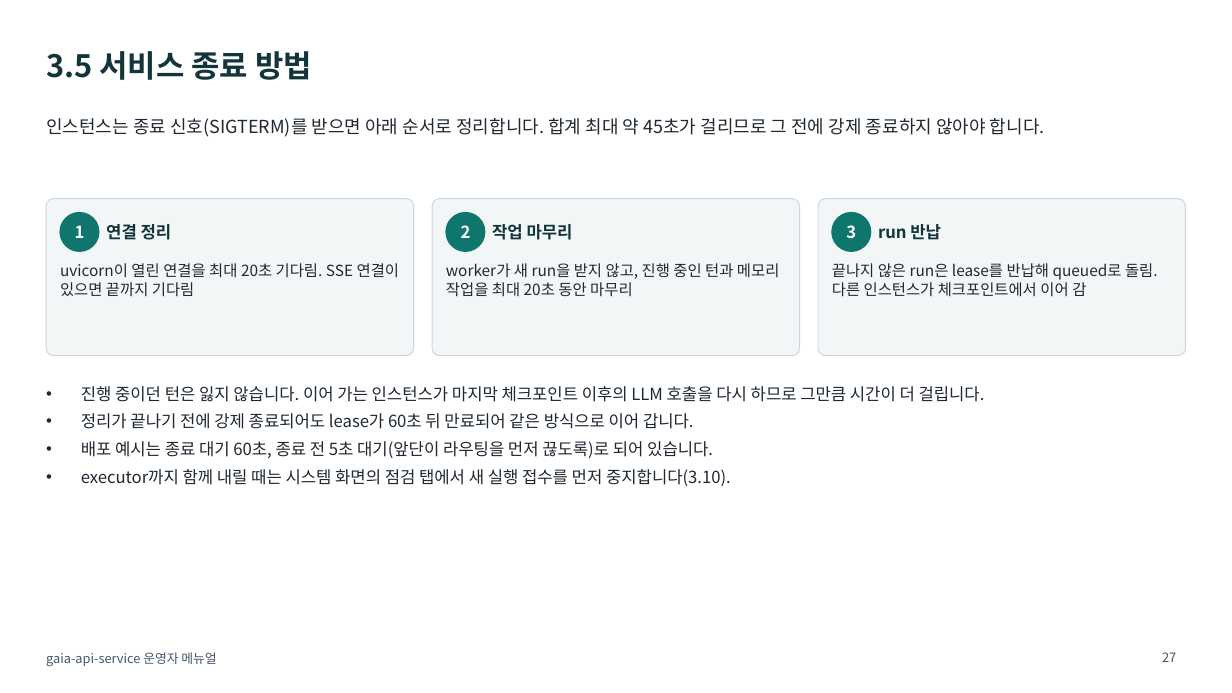
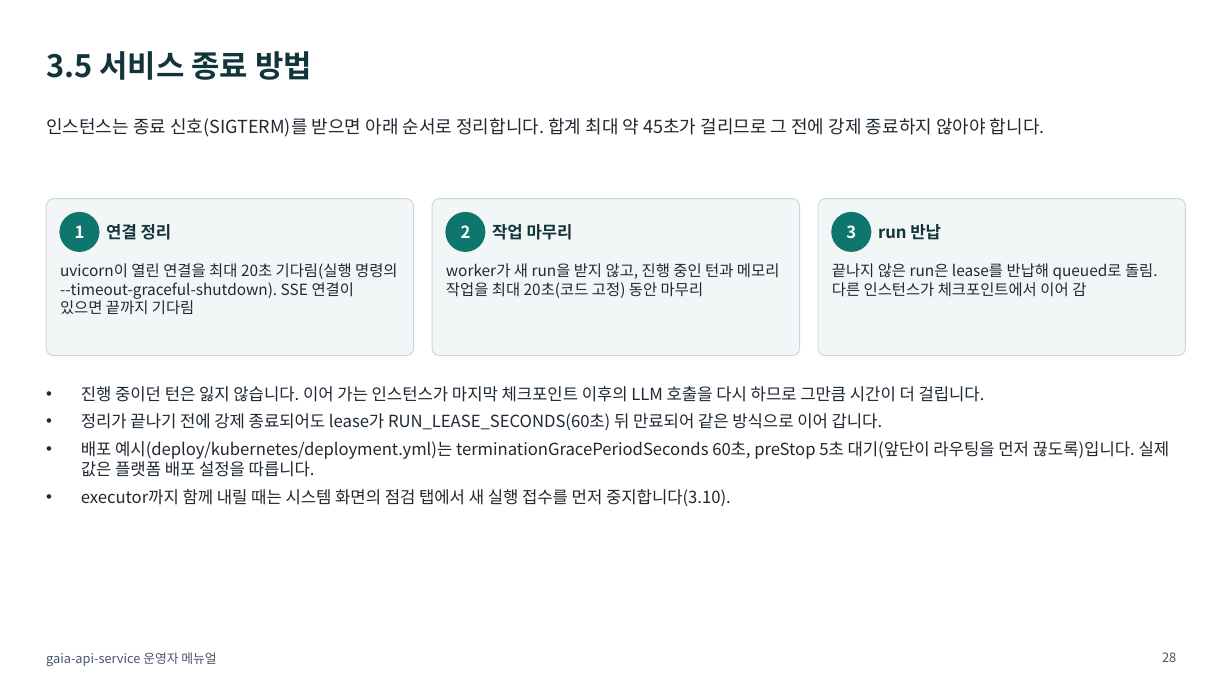
Before and after one commit to KimHwaJin/pr-agentic-service, a slide deck: slide 28 of docs/deliverables/08-operator-manual.pptx (slide 27 before the commit). Drawn at 1232x693 pixels with LibreOffice and Linux fonts; fonts in the diff are those of the drawing. Boxes give left, top, right and bottom in pixels: in the first picture for what was removed or moved away, otherwise in the second. Text is boxed around its words. In the diff, an @@ line names an element or a change of style, - is before the commit and + after.

```diff
--- a/docs/deliverables/08-operator-manual.pptx
+++ b/docs/deliverables/08-operator-manual.pptx
@@ text at [60,263,397,314]: text changed @@
-uvicorn이 열린 연결을 최대 20초 기다림. SSE 연결이 있으면 끝까지 기다림
+uvicorn이 열린 연결을 최대 20초 기다림(실행 명령의 --timeout-graceful-shutdown). SSE 연결이 있으면 끝까지 기다림
@@ text at [446,263,779,298]: text changed @@
-worker가 새 run을 받지 않고, 진행 중인 턴과 메모리 작업을 최대 20초 동안 마무리
+worker가 새 run을 받지 않고, 진행 중인 턴과 메모리 작업을 최대 20초(코드 고정) 동안 마무리
@@ text at [81,413,1170,477]: text changed @@
-• 정리가 끝나기 전에 강제 종료되어도 lease가 60초 뒤 만료되어 같은 방식으로 이어 갑니다.
-• 배포 예시는 종료 대기 60초, 종료 전 5초 대기(앞단이 라우팅을 먼저 끊도록)로 되어 있습니다.
+• 정리가 끝나기 전에 강제 종료되어도 lease가 RUN_LEASE_SECONDS(60초) 뒤 만료되어 같은 방식으로 이어 갑니다.
+• 배포 예시(deploy/kubernetes/deployment.yml)는 terminationGracePeriodSeconds 60초, preStop 5초 대기(앞단이 라우팅을 먼저 끊도록)입니다. 실제 값은 플랫폼 배포 설정을 따릅니다.
@@ page number at [1162,652,1176,662]: text changed @@
-27
+28
```
Also in this commit, not shown: 19 other slides changed, 1 slide added, 5 other files.
